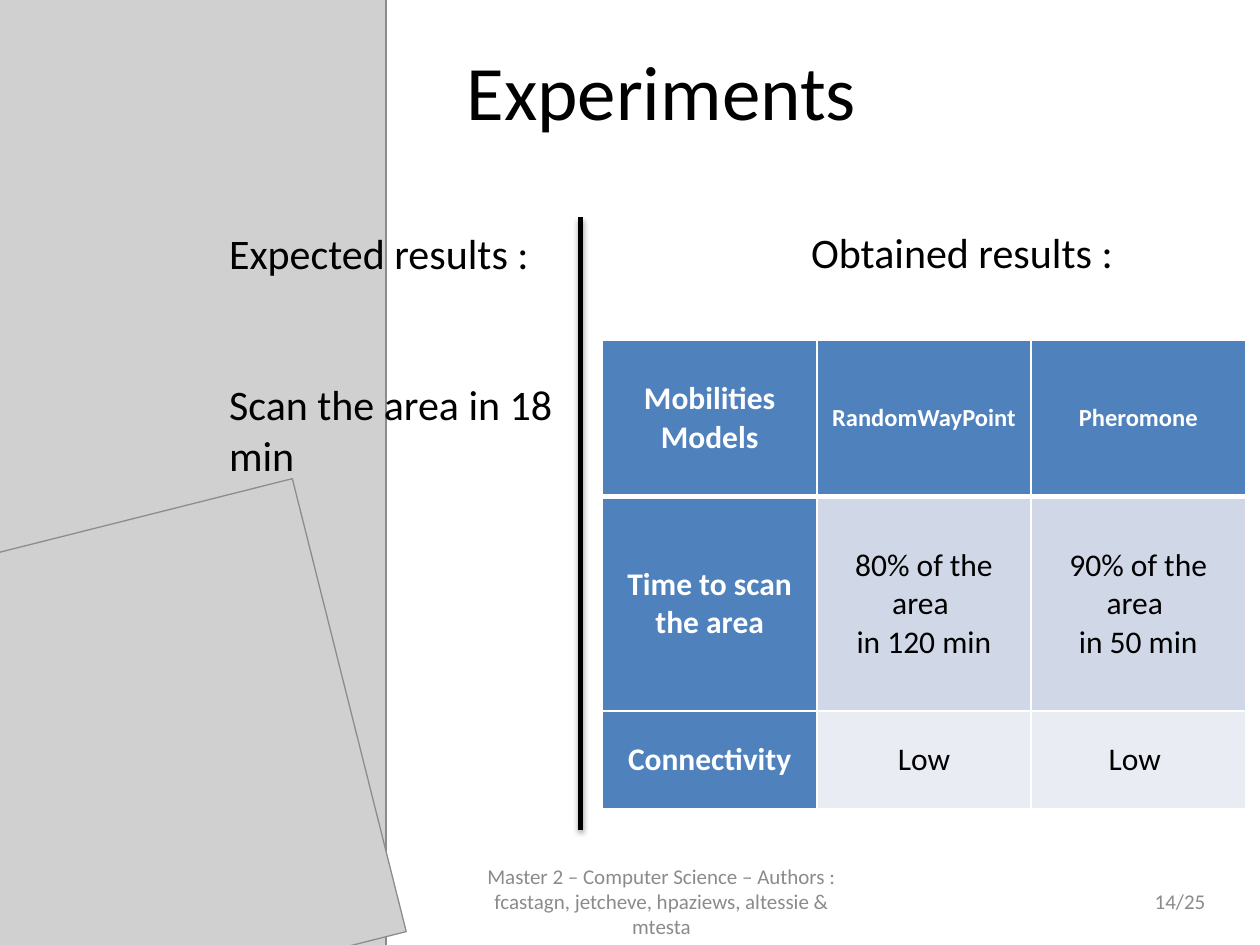
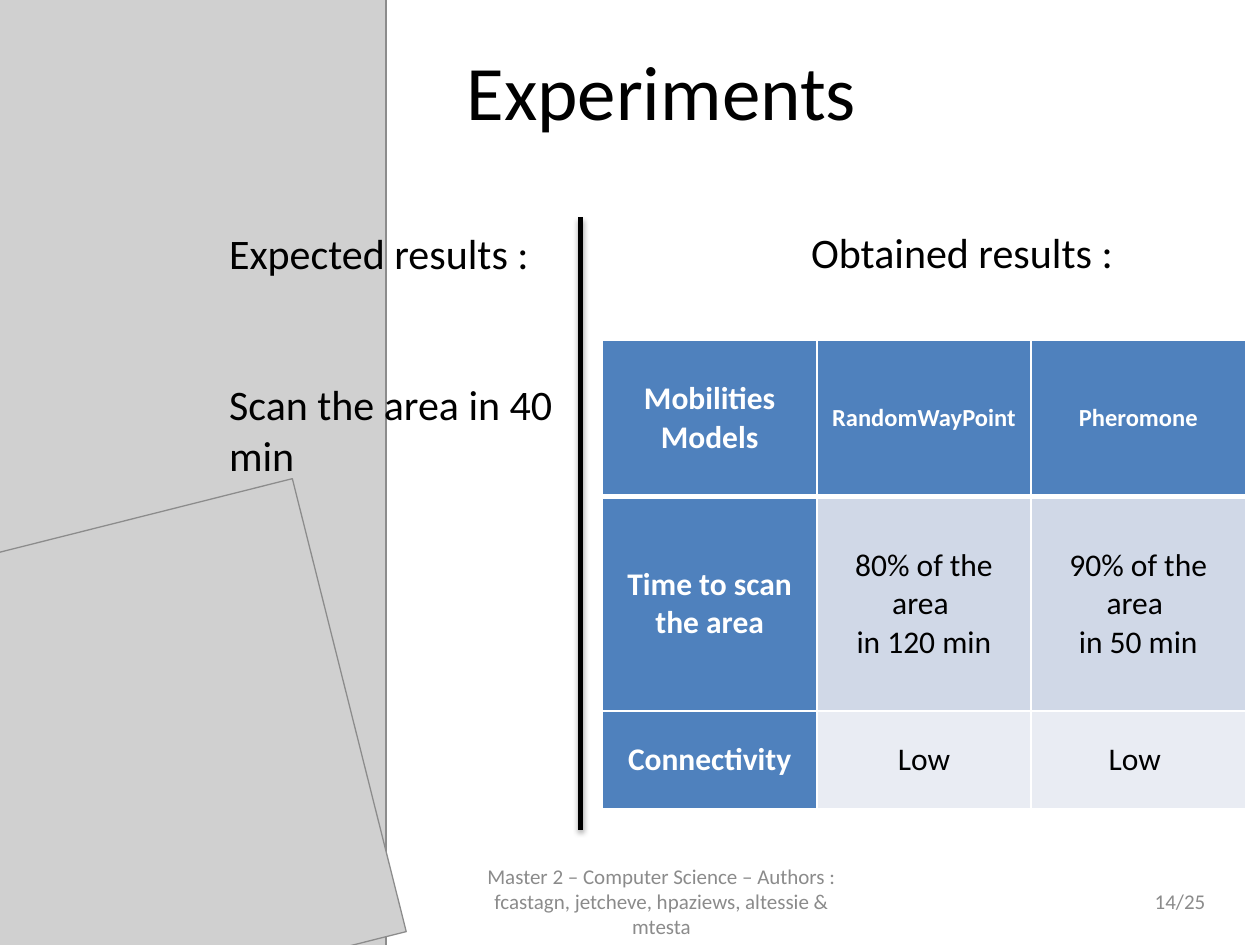
Before and after one commit to jetcheve/M2_PER_MMUAVGRA, a slide deck: slide 14 of ressources/presentation/PresentationPER_Desbarats_V3.pptx. Drawn at 1260x945 pixels with LibreOffice and Linux fonts; fonts in the diff are those of the drawing; grey boxes stand for pictures; background and template pictures are left out. Boxes give left, top, right and bottom in pixels: in the first picture for what was removed or moved away, otherwise in the second. Text is boxed around its words. In the diff, an @@ line names an element or a change of style, - is before the commit and + after.

```diff
--- a/ressources/presentation/PresentationPER_Desbarats_V3.pptx
+++ b/ressources/presentation/PresentationPER_Desbarats_V3.pptx
@@ text at (229,386,553,481): text changed @@
-  Scan the area in 18 min
+  Scan the area in 40 min
```
Also in this commit, not shown: 1 other slide changed, 1 other file.
